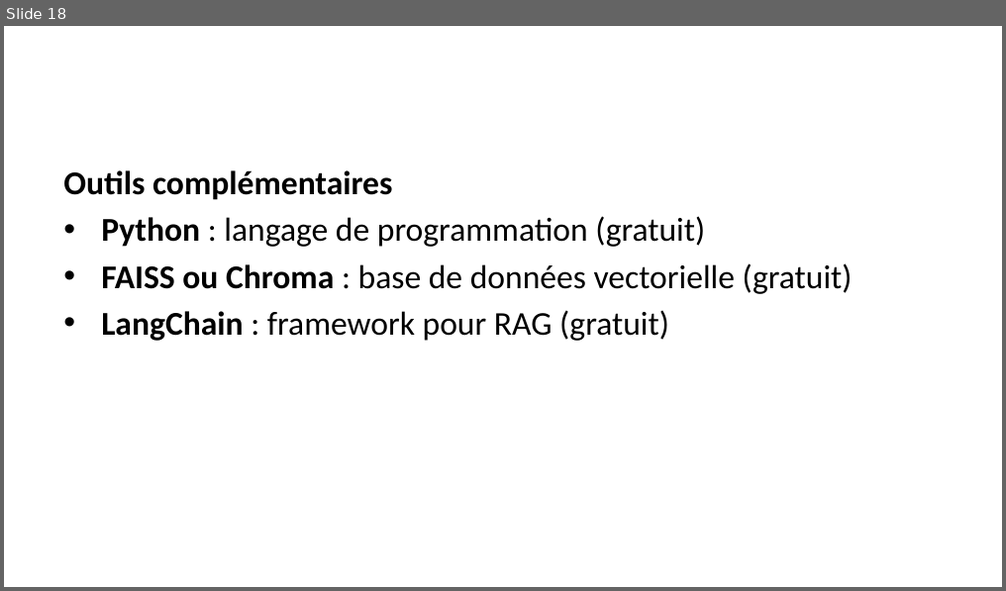
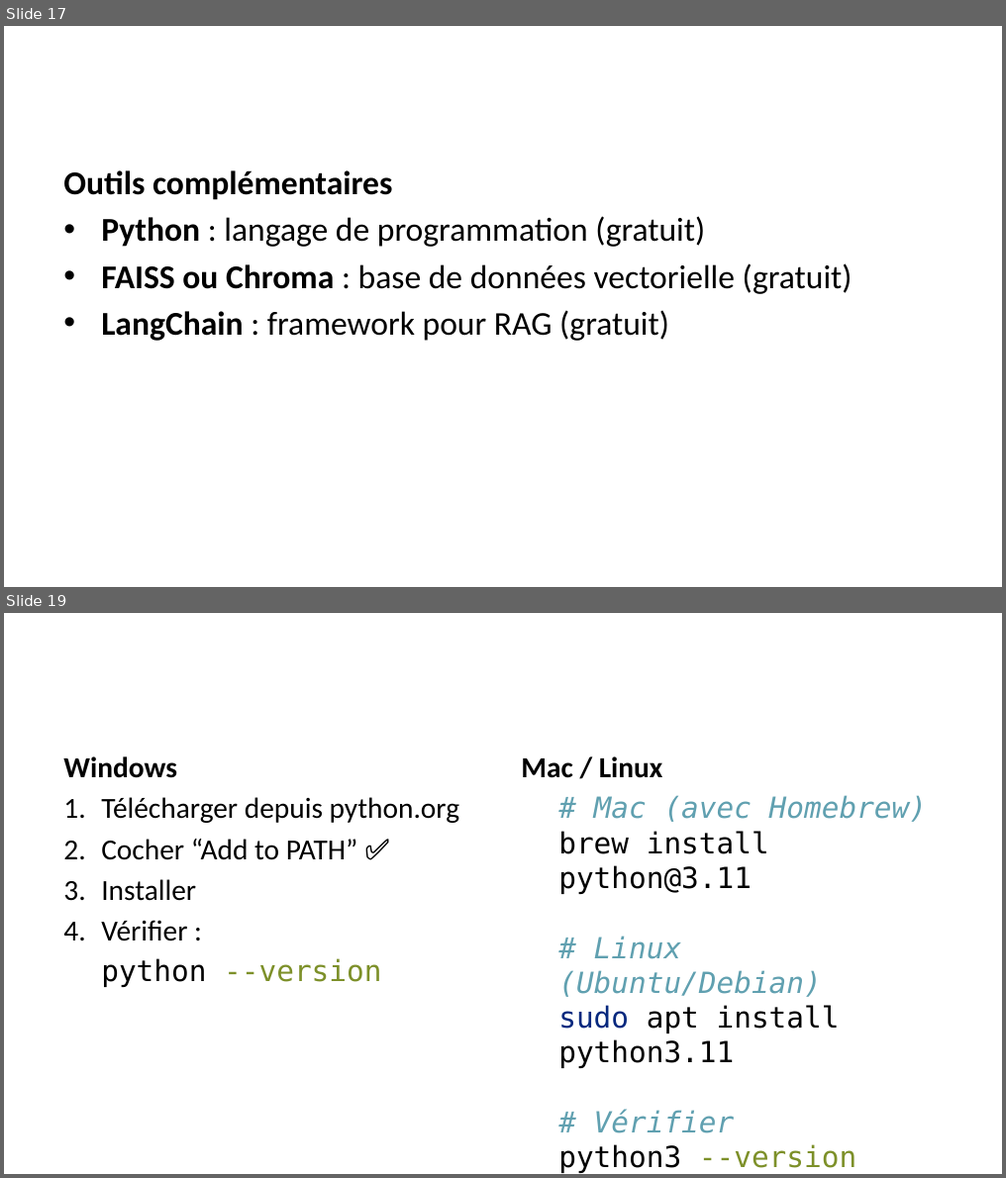
Before and after one commit to kl-IOS/IA_Locale, a slide deck: claude/presentation_grand_public.pptx. Shown one above the other, each under a label of ours: slide 18 before the commit, slides 17 and 19 after it; the slides between them are not shown. The pictures are 1006x591 and 1006x1178 pixels, drawn with LibreOffice and Linux fonts; fonts in the diff are those of the drawing. Boxes give left, top, right and bottom in pixels: in the first picture for what was removed or moved away, otherwise in the second. Text is boxed around its words. In the diff, an @@ line names an element or a change of style, - is before the commit and + after.

```diff
--- a/claude/presentation_grand_public.pptx
+++ b/claude/presentation_grand_public.pptx
@@ slide 19 added at (x1=4, y1=613, x2=1002, y2=1174), background #FFFFFF @@
@@ text added at (x1=63, y1=757, x2=460, y2=987), 21 pt, text #000000 @@
+Windows
+1. Télécharger depuis python.org
+2. Cocher “Add to PATH” ✅
+3. Installer
+4. Vérifier :
+python --version
@@ text added at (x1=521, y1=757, x2=927, y2=1173), 21 pt, text #000000 @@
+Mac / Linux
+# Mac (avec Homebrew)
+brew install python@3.11
+# Linux (Ubuntu/Debian)
+sudo apt install python3.11
+# Vérifier
+python3 --version
@@ what was slide 18 is now slide 17 @@
```
Also in this commit, not shown: 4 slides changed, 15 other slides added, 3 slides removed, 16 other files.
